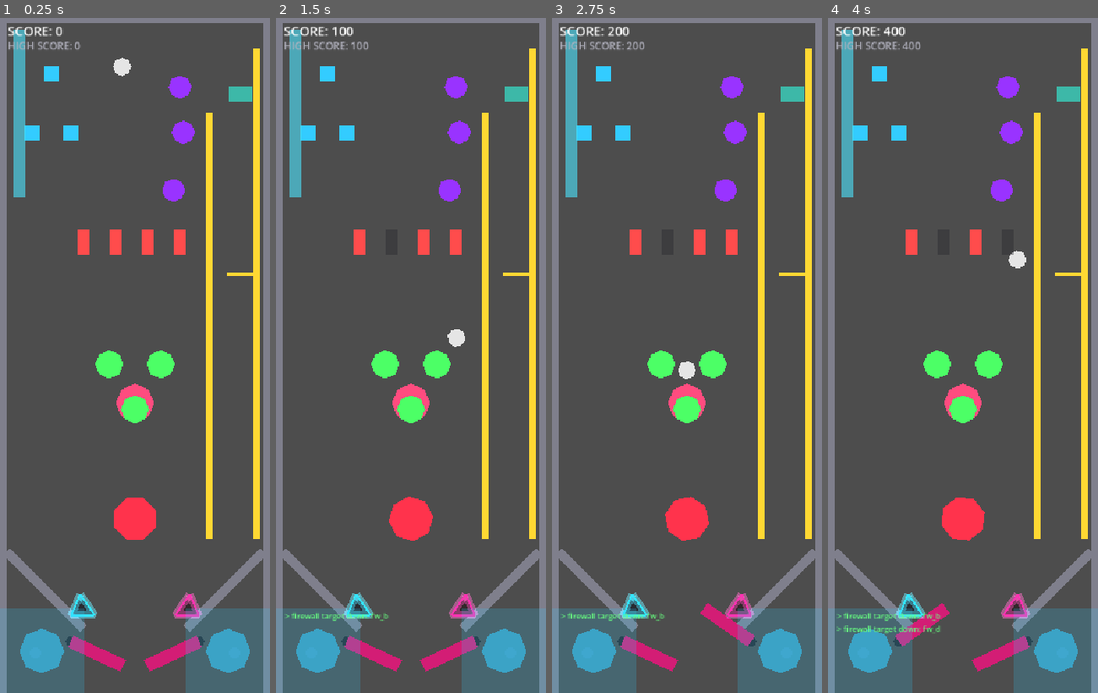
Above: before the commit, frames 1-4 (left to right).
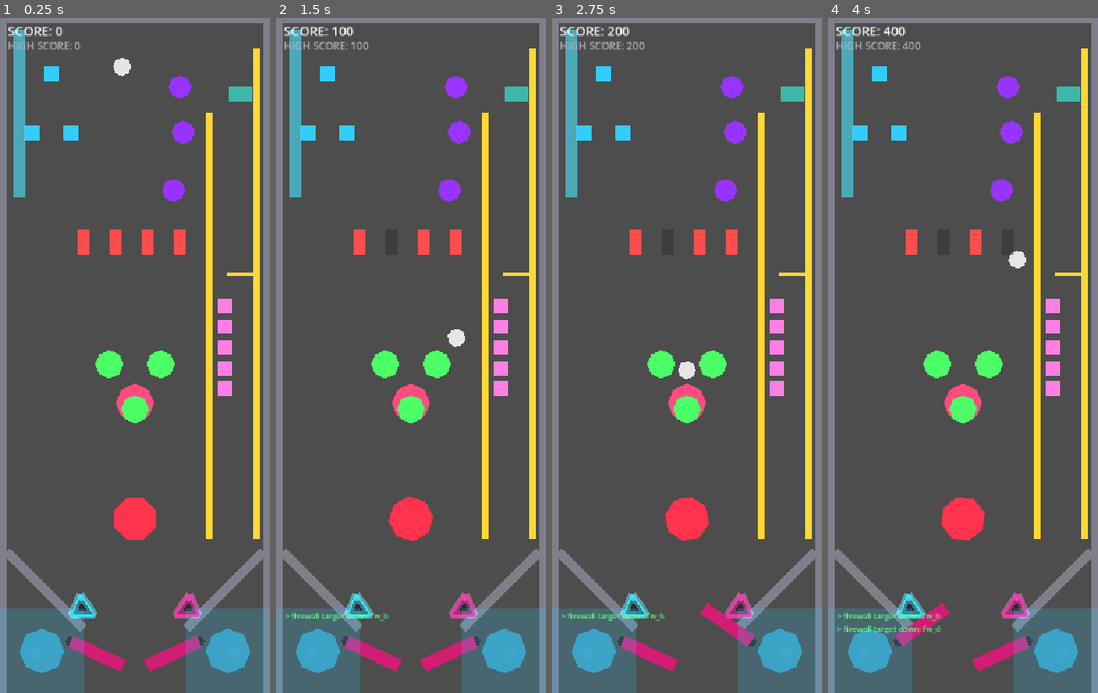
Above: after the commit, the same moments.

Repository: nobody174/pinball-adventure
Game: Godot game, scene res://tables/the_glitch/the_glitch.tscn
Same seed, same stepped clock (60 frames per second), same inputs: the game is played once before the commit and once after it. This scene is started directly instead of the project's main scene.
Inputs (mouse positions are in pixels of both pictures, inside the frame that each line leads up to):
- Up to frame 1 (0.25 s): no input
- Up to frame 2 (1.5 s): tap Enter at 0.5 s; move the mouse to (470, 321) at 0.52 s; hold Right (flip_right) 0.53-1.25 s; tap Up (launch_ball) at 0.6 s; click (470, 321) at 0.67 s; drag from (357, 389) to (327, 72) at 1.27 s
- Up to frame 3 (2.75 s): move the mouse to (714, 207) at 2.02 s; hold Right (flip_right) from 2.03 s (still down); hold Shift from 2.03 s (still down)
- Up to frame 4 (4 s): release Right (flip_right) at 2.75 s; release Shift at 2.75 s; drag from (949, 490) to (860, 132) at 2.77 s; move the mouse to (1044, 456) at 3.52 s; hold Left (flip_left) from 3.53 s (still down); tap Ctrl at 3.6 s

The runs differ from the first frame. In frame 1, 0.6% of the frame differs, in the area x 80-86%, y 41-57%; in frame 2, 0.6%; in frame 3, 0.6%; in frame 4, 0.6%.

Commit message:
feat(the_glitch): add standup target bank (blueprint's 1-5 column)
5 standup_target.gd instances in a vertical column at x=350, matching
the reference blueprint's right-side "STANDUP TARGET 1-5" layout.
Wired as an unordered hit_targets objective ("standup_bank") -- hit
all 5 in any order for a bonus, then resets since these are
flash-recover targets (safe to repeat immediately, unlike the
Firewall Breach drop bank).

Verified clear of the Spinner above (y=45-55) and the pop bumper
cluster to the left (x=228-272) by actual collision extents.

Diff:
--- a/tables/the_glitch/the_glitch.gd
+++ b/tables/the_glitch/the_glitch.gd
@@ -27,6 +27,12 @@
 const COMPILE_B := "compile_b"
 const COMPILE_C := "compile_c"
 const COMPILE_OVERCLOCK_THRESHOLD := 10
+
+const BANK_1 := "bank_1"
+const BANK_2 := "bank_2"
+const BANK_3 := "bank_3"
+const BANK_4 := "bank_4"
+const BANK_5 := "bank_5"
 
 const SHADER_TARGET_POINTS := 100
 const CORE_CHARGED_HIT_POINTS := 1000
@@ -43,6 +49,8 @@
 const COMPILE_BUMPER_POINTS := 60
 const COMPILE_OVERCLOCK_BONUS_POINTS := 800
 const SPINNER_POINTS := 30
+const STANDUP_BANK_TARGET_POINTS := 80
+const STANDUP_BANK_BONUS_POINTS := 500
 
 @onready var _feedback_label: Label = $Feedback/Label
 @onready var _score_label: Label = $Feedback/ScoreLabel
@@ -82,6 +90,12 @@
 			"type": "accumulate_hits",
 			"target_ids": [COMPILE_A, COMPILE_B, COMPILE_C],
 			"threshold": COMPILE_OVERCLOCK_THRESHOLD,
+		},
+		{
+			"id": "standup_bank",
+			"type": "hit_targets",
+			"target_ids": [BANK_1, BANK_2, BANK_3, BANK_4, BANK_5],
+			"require_order": false,
 		},
 	])
 	objective_completed.connect(_on_objective_completed)
@@ -115,6 +129,9 @@
 	$PhysicsPrototype/Bumper/KickArea.kicked.connect(func() -> void: GameState.add_score(BUMPER_POINTS))
 	$ClockLane.hit.connect(_on_clock_lane_hit)
 	$Spinner.spun.connect(func(_id: String) -> void: GameState.add_score(SPINNER_POINTS))
+
+	wire_hit_group($StandupBank.get_children(), STANDUP_BANK_TARGET_POINTS,
+		func(id: String) -> void: _debug_terminal.log_event("> standup bank hit: %s" % id))
 
 	GameState.score_changed.connect(_on_score_changed)
 	GameState.reset_score()
@@ -150,6 +167,10 @@
 		GameState.add_score(COMPILE_OVERCLOCK_BONUS_POINTS)
 		_show_feedback("COMPILE CLUSTER OVERCLOCKED", Color(0.3, 1, 0.4, 1))
 		objectives.get_objective("compile_overclock").reset() ## Charge-style — repeats, same pattern as Sprite Defrag.
+	elif objective_id == "standup_bank":
+		GameState.add_score(STANDUP_BANK_BONUS_POINTS)
+		_show_feedback("BANK CLEARED", Color(1, 0.5, 0.9, 1))
+		objectives.get_objective("standup_bank").reset() ## Flash-recover targets, unlike Firewall's drop bank — safe to repeat immediately.
 
 func _on_core_hit_while_charged() -> void:
 	## Closes the repair loop: rebuild the shaders, then cash it in at the
--- a/tables/the_glitch/the_glitch.tscn
+++ b/tables/the_glitch/the_glitch.tscn
@@ -50,6 +50,9 @@
 [sub_resource type="RectangleShape2D" id="RectangleShape2D_spinner"]
 size = Vector2(44, 10)
 
+[sub_resource type="RectangleShape2D" id="RectangleShape2D_standup"]
+size = Vector2(22, 22)
+
 [node name="TheGlitch" unique_id=1364637713 instance=ExtResource("1_base")]
 script = ExtResource("4_glitch")
 
@@ -268,7 +271,74 @@
 color = Color(1, 0.85, 0.2, 1)
 polygon = PackedVector2Array(-22, -3, 22, -3, 22, 3, -22, 3)
 
-[node name="FirewallBreach" type="Node2D" parent="." index="13" unique_id=756633679]
+[node name="StandupBank" type="Node2D" parent="." index="13"]
+
+[node name="Standup1" type="Area2D" parent="StandupBank" index="0"]
+position = Vector2(350, 100)
+script = ExtResource("3_target")
+target_id = "bank_1"
+flash_color = Color(1, 1, 1, 1)
+
+[node name="CollisionShape2D" type="CollisionShape2D" parent="StandupBank/Standup1" index="0"]
+shape = SubResource("RectangleShape2D_standup")
+
+[node name="Sprite" type="Polygon2D" parent="StandupBank/Standup1" index="1"]
+color = Color(1, 0.5, 0.9, 1)
+polygon = PackedVector2Array(-11, -11, 11, -11, 11, 11, -11, 11)
+
+[node name="Standup2" type="Area2D" parent="StandupBank" index="1"]
+position = Vector2(350, 132)
+script = ExtResource("3_target")
+target_id = "bank_2"
+flash_color = Color(1, 1, 1, 1)
+
+[node name="CollisionShape2D" type="CollisionShape2D" parent="StandupBank/Standup2" index="0"]
+shape = SubResource("RectangleShape2D_standup")
+
+[node name="Sprite" type="Polygon2D" parent="StandupBank/Standup2" index="1"]
+color = Color(1, 0.5, 0.9, 1)
+polygon = PackedVector2Array(-11, -11, 11, -11, 11, 11, -11, 11)
+
+[node name="Standup3" type="Area2D" parent="StandupBank" index="2"]
+position = Vector2(350, 164)
+script = ExtResource("3_target")
+target_id = "bank_3"
+flash_color = Color(1, 1, 1, 1)
+
+[node name="CollisionShape2D" type="CollisionShape2D" parent="StandupBank/Standup3" index="0"]
+shape = SubResource("RectangleShape2D_standup")
+
+[node name="Sprite" type="Polygon2D" parent="StandupBank/Standup3" index="1"]
+color = Color(1, 0.5, 0.9, 1)
+polygon = PackedVector2Array(-11, -11, 11, -11, 11, 11, -11, 11)
+
+[node name="Standup4" type="Area2D" parent="StandupBank" index="3"]
+position = Vector2(350, 196)
+script = ExtResource("3_target")
+target_id = "bank_4"
+flash_color = Color(1, 1, 1, 1)
+
+[node name="CollisionShape2D" type="CollisionShape2D" parent="StandupBank/Standup4" index="0"]
+shape = SubResource("RectangleShape2D_standup")
+
+[node name="Sprite" type="Polygon2D" parent="StandupBank/Standup4" index="1"]
+color = Color(1, 0.5, 0.9, 1)
+polygon = PackedVector2Array(-11, -11, 11, -11, 11, 11, -11, 11)
+
+[node name="Standup5" type="Area2D" parent="StandupBank" index="4"]
+position = Vector2(350, 228)
+script = ExtResource("3_target")
+target_id = "bank_5"
+flash_color = Color(1, 1, 1, 1)
+
+[node name="CollisionShape2D" type="CollisionShape2D" parent="StandupBank/Standup5" index="0"]
+shape = SubResource("RectangleShape2D_standup")
+
+[node name="Sprite" type="Polygon2D" parent="StandupBank/Standup5" index="1"]
+color = Color(1, 0.5, 0.9, 1)
+polygon = PackedVector2Array(-11, -11, 11, -11, 11, 11, -11, 11)
+
+[node name="FirewallBreach" type="Node2D" parent="." index="14" unique_id=756633679]
 
 [node name="FirewallA" type="Area2D" parent="FirewallBreach" index="0" unique_id=2074171290]
 position = Vector2(130, 0)
@@ -318,7 +388,7 @@
 color = Color(1, 0.3, 0.3, 1)
 polygon = PackedVector2Array(-10, -20, 10, -20, 10, 20, -10, 20)
 
-[node name="PopBumperCluster" type="Node2D" parent="." index="14"]
+[node name="PopBumperCluster" type="Node2D" parent="." index="15"]
 
 [node name="PopBumperA" type="StaticBody2D" parent="PopBumperCluster" index="0"]
 position = Vector2(170, 190)
@@ -374,7 +444,7 @@
 [node name="CollisionShape2D" type="CollisionShape2D" parent="PopBumperCluster/PopBumperC/KickArea" index="0"]
 shape = SubResource("CircleShape2D_pop_bumper")
 
-[node name="VramPipeline" type="Area2D" parent="." index="15" unique_id=1516095850]
+[node name="VramPipeline" type="Area2D" parent="." index="16" unique_id=1516095850]
 position = Vector2(375, -230)
 script = ExtResource("3_target")
 target_id = "vram_pipeline"
@@ -387,7 +457,7 @@
 color = Color(0.2, 1, 0.9, 0.6)
 polygon = PackedVector2Array(-18, -12, 18, -12, 18, 12, -18, 12)
 
-[node name="Feedback" type="CanvasLayer" parent="." index="16" unique_id=1738526509]
+[node name="Feedback" type="CanvasLayer" parent="." index="17" unique_id=1738526509]
 layer = 10
 
 [node name="Label" type="Label" parent="Feedback" index="0" unique_id=1340523282]
